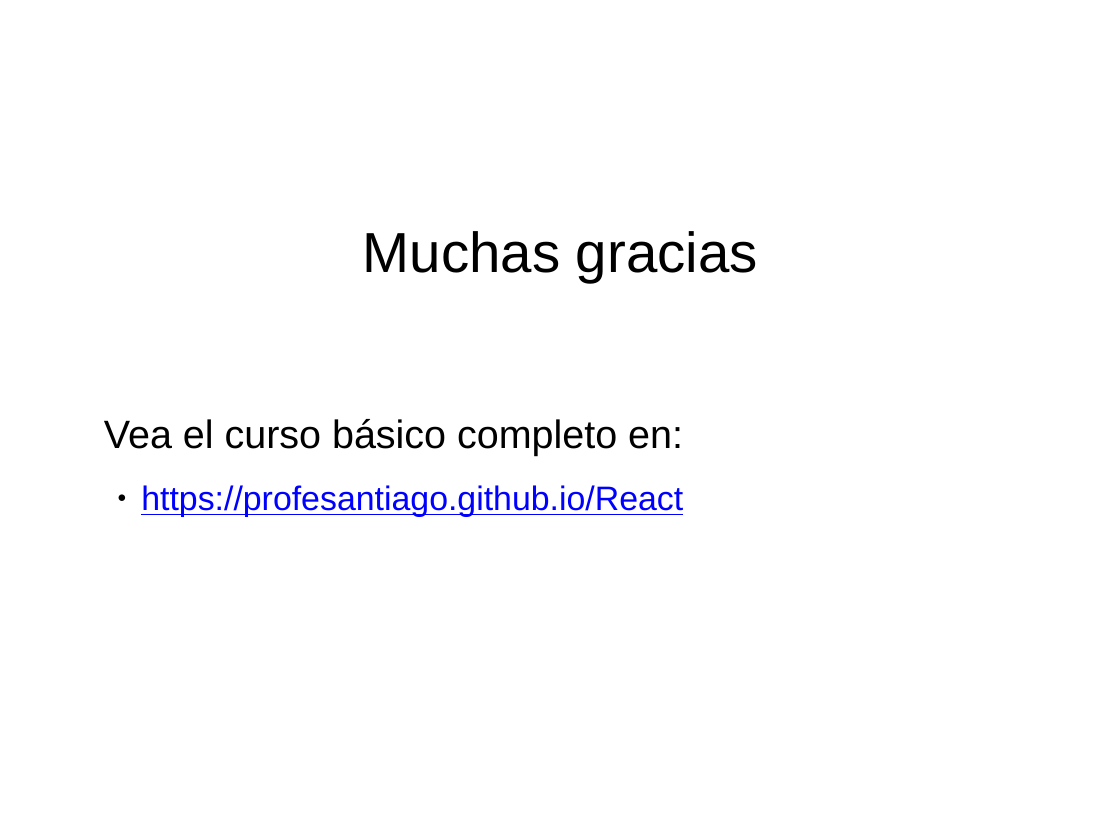
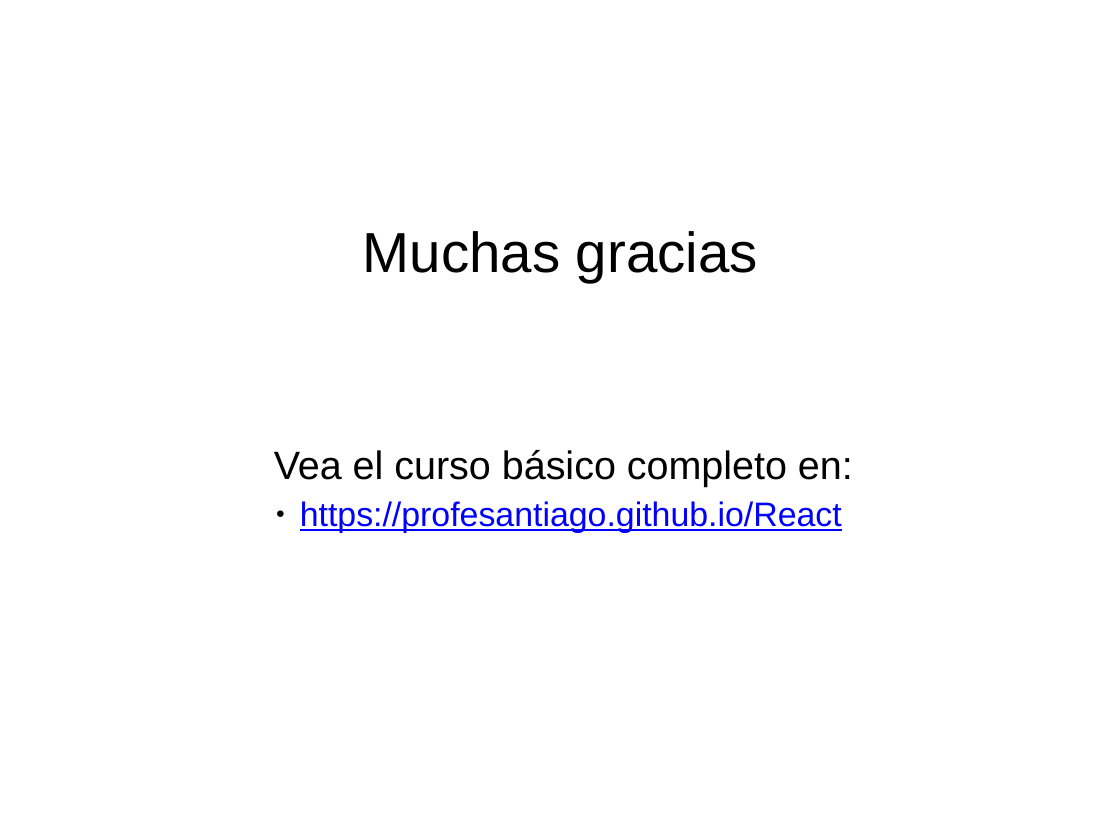
Before and after one commit to ProfeSantiago/ReactJS, a slide deck: slide 6 of 5) Introducción a Hooks.pptx. Drawn at 1120x840 pixels with LibreOffice and Linux fonts; fonts in the diff are those of the drawing; background and template pictures are left out. Boxes give left, top, right and bottom in pixels: in the first picture for what was removed or moved away, otherwise in the second. Text is boxed around its words. In the diff, an @@ line names an element or a change of style, - is before the commit and + after.

```diff
--- a/5) Introducción a Hooks.pptx
+++ b/5) Introducción a Hooks.pptx
@@ text "Vea el curso básico completo ...": place and size @@
-text "Vea el curso básico completo ..." at bbox=[104, 419, 683, 455]
+text "Vea el curso básico completo ..." at bbox=[274, 450, 853, 486]
@@ text "https://profesantiago.github.io/React": place and size @@
-text "https://profesantiago.github.io/React" at bbox=[141, 485, 683, 517]
+text "https://profesantiago.github.io/React" at bbox=[300, 501, 842, 533]
```
Also in this commit, not shown: 3 other files.
